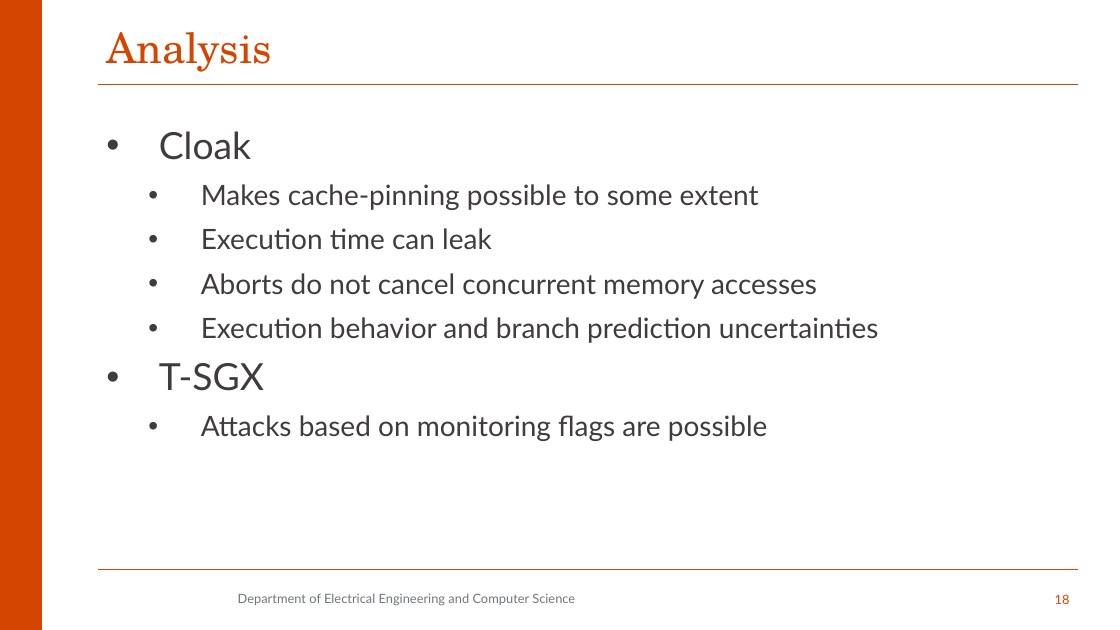
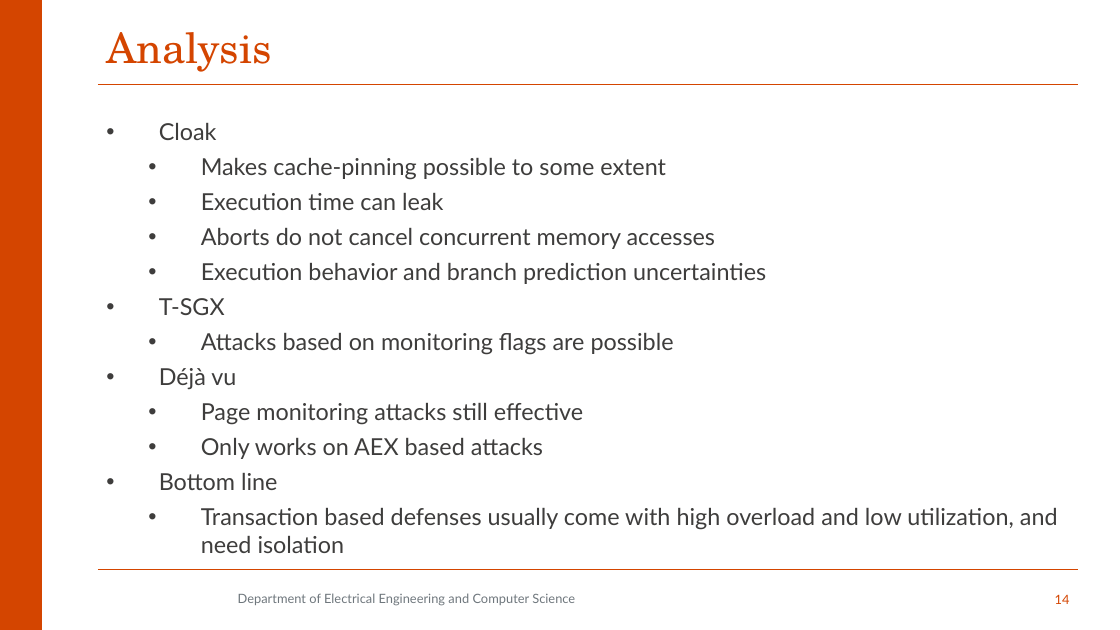
Before and after one commit to aminfallahi/A-Survey-on-SGX-Enclave-Privileged-Side-Channel-Attacks, a slide deck: slide 14 of Presentation/qe2.pptx (slide 18 before the commit). Drawn at 1120x630 pixels with LibreOffice and Linux fonts; fonts in the diff are those of the drawing; background and template pictures are left out. Boxes give left, top, right and bottom in pixels: in the first picture for what was removed or moved away, otherwise in the second. Text is boxed around its words. In the diff, an @@ line names an element or a change of style, - is before the commit and + after.

```diff
--- a/Presentation/qe2.pptx
+++ b/Presentation/qe2.pptx
@@ text "Cloak": place and size @@
-text "Cloak" at [159, 131, 879, 441]
+text "Cloak" at [159, 123, 1058, 553]
@@ text at [159, 123, 766, 355]: size 32 to 20 pt in "Cloak", "T-SGX"; size 24 to 20 pt in "Makes cache-pinning possible to some extent", "Execution time can leak", "Aborts do not cancel concurrent memory accesses", "Execution behavior and branch prediction uncertainties" and 1 more places; line spacing 0.9 to 1; less space between paragraphs @@
@@ text at [159, 368, 1058, 553]: paragraphs added @@
+• Déjà vu
+  • Page monitoring attacks still effective
+  • Only works on AEX based attacks
+• Bottom line
+  • Transaction based defenses usually come with high overload and low utilization, and need isolation
@@ page number at [1055, 594, 1070, 604]: text changed @@
-18
+14
```
Also in this commit, not shown: 8 other slides changed, 4 slides added, 7 slides removed, 1 other file.
